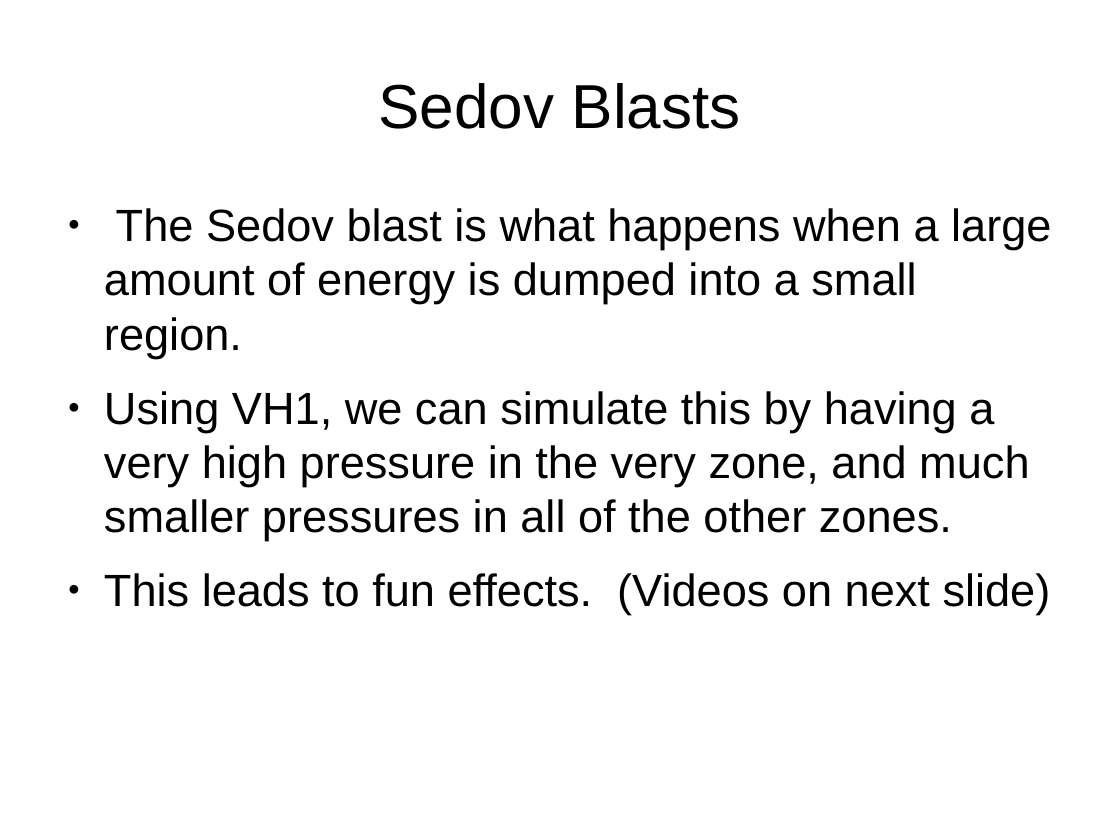
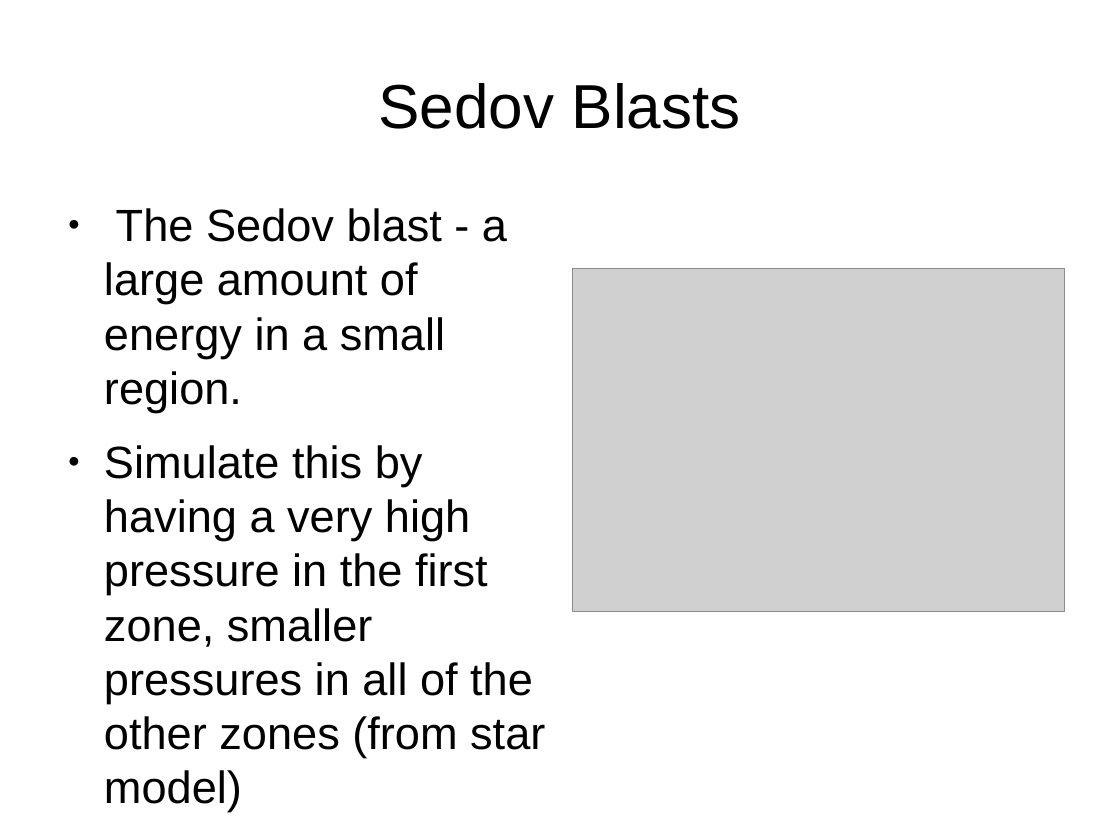
Before and after one commit to KJCook/sedov-solution, a slide deck: slide 6 of presentation.odp. Drawn at 1120x840 pixels with LibreOffice and Linux fonts; fonts in the diff are those of the drawing; grey boxes stand for pictures. Boxes give left, top, right and bottom in pixels: in the first picture for what was removed or moved away, otherwise in the second. Text is boxed around its words. In the diff, an @@ line names an element or a change of style, - is before the commit and + after.

```diff
--- a/presentation.odp
+++ b/presentation.odp
@@ text at [104,208,545,812]: text changed @@
-● The Sedov blast is what happens when a large amount of energy is dumped into a small region.
-● Using VH1, we can simulate this by having a very high pressure in the very zone, and much smaller pressures in all of the other zones.
-● This leads to fun effects. (Videos on next slide)
+● The Sedov blast - a large amount of energy in a small region.
+● Simulate this by having a very high pressure in the first zone, smaller pressures in all of the other zones (from star model)
@@ picture added at [572,269,1064,612] @@
```
Also in this commit, not shown: 6 other slides changed, 10 slides added, 4 slides removed.
